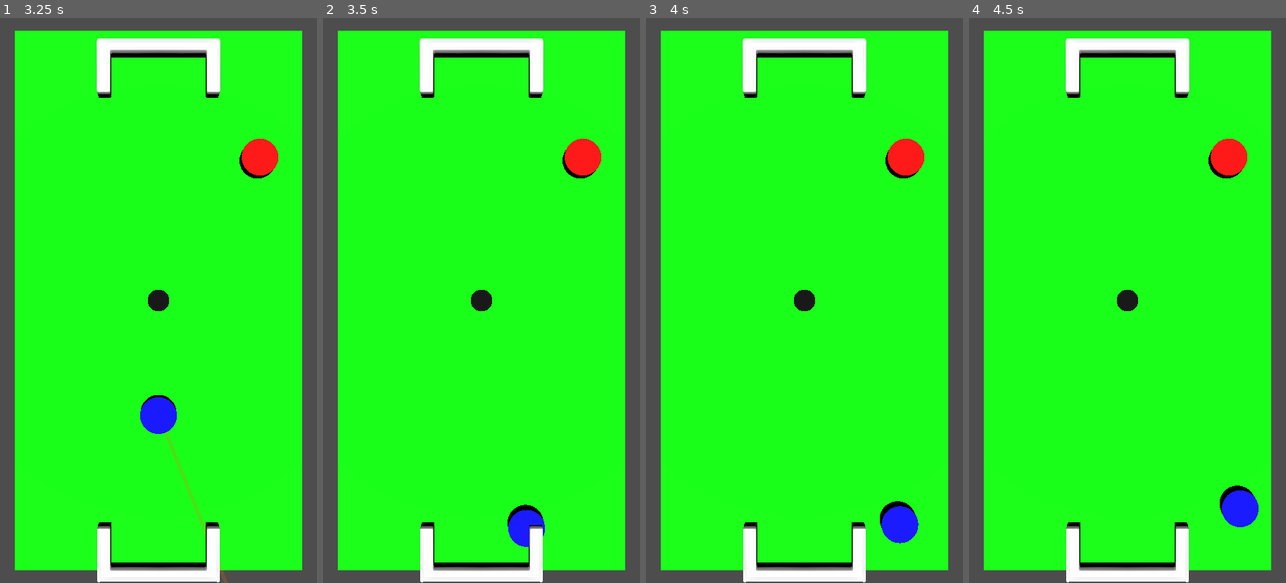
Above: before the commit, frames 1-4 (left to right).
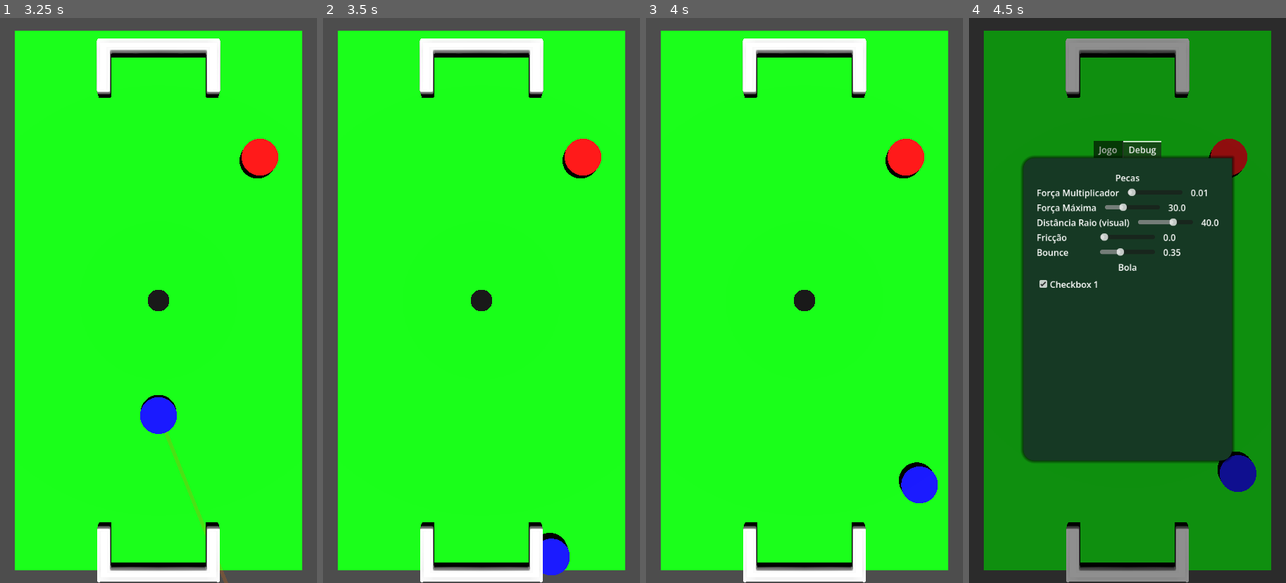
Above: after the commit, the same moments.

Repository: PelvicPsycho/ultimate-botao
Game: Godot game, scene res://MatchScene.tscn
Two runs of this game, one before a commit and one after it. Both use one fixed random seed, a clock stepped at 60 frames per second and the inputs below.
Inputs (mouse positions are in pixels of both pictures, inside the frame that each line leads up to):
- Up to frame 1 (3.25 s): tap Enter at 0.5, 2 s; move the mouse to (228, 272) at 0.52 s; tap 1 at 0.6 s; click (228, 272) at 0.67 s; tap Space at 1.25, 2.75 s; drag from (95, 328) to (142, 413) at 1.27 s; move the mouse to (190, 176) at 2.02 s; tap 3 at 2.1 s; click (190, 176) at 2.17 s; drag from (142, 413) to (63, 215) at 2.77 s
- Up to frame 2 (3.5 s): no input
- Up to frame 3 (4 s): move the mouse to (899, 385) at 3.52 s; tap 2 at 3.6 s; click (899, 385) at 3.67 s
- Up to frame 4 (4.5 s): tap Escape (ui_cancel) at 4.15 s; click (1127, 283) at 4.25 s, where only the run after the commit has a clickable "Checkbox 1"

Frame 1 is identical in both runs. In frame 2, 1.1% of the frame differs, in the area x 58-78%, y 86-99%; in frame 3, 1.4%; in frame 4, 99%, in the area x 0-100%, y 0-100%.

Commit message:
Pause debug funcionando razoavelmente

Diff:
--- a/MatchScene.tscn
+++ b/MatchScene.tscn
@@ -9,6 +9,7 @@
 [ext_resource type="Resource" uid="uid://4f1qna4c5ycp" path="res://Recursos/Teams/Inter/Alanpa.tres" id="6_rrtur"]
 [ext_resource type="PackedScene" uid="uid://cfiyrhnqdww6q" path="res://Componentes/Ball/ball.tscn" id="7_rrtur"]
 [ext_resource type="Script" uid="uid://bsh77xacbgnf5" path="res://Scripts Globais/gol_manager(temporario).gd" id="9_y3jfn"]
+[ext_resource type="PackedScene" uid="uid://cmr1tg758m3vc" path="res://Temporarios/Scenes_testes/pause_menu.tscn" id="10_xa1af"]
 
 [sub_resource type="StandardMaterial3D" id="StandardMaterial3D_qsfy7"]
 albedo_color = Color(0, 1, 0, 1)
@@ -73,12 +74,14 @@
 
 [node name="Player" parent="HomeTeam" unique_id=792270927 instance=ExtResource("2_a60kw")]
 transform = Transform3D(1, 0, 0, 0, 1, 0, 0, 0, 1, 0, 0.2, 3.12)
+forca_multiplicador = 0.5
 playerInfo = ExtResource("4_xqcg1")
 
 [node name="AwayTeam" type="Node" parent="." unique_id=1453187810]
 
 [node name="Player2" parent="AwayTeam" unique_id=1384454041 instance=ExtResource("2_a60kw")]
 transform = Transform3D(1, 0, 0, 0, 1, 0, 0, 0, 1, 2.7580256, 0.2, -3.886)
+forca_multiplicador = 0.5
 playerInfo = ExtResource("6_rrtur")
 
 [node name="Ball" parent="." unique_id=573001688 instance=ExtResource("7_rrtur")]
@@ -86,3 +89,5 @@
 
 [node name="Gol_Manager(Temporario)" type="Node3D" parent="." unique_id=736409669]
 script = ExtResource("9_y3jfn")
+
+[node name="PauseMenu" parent="." unique_id=649671765 instance=ExtResource("10_xa1af")]
--- a/Temporarios/Scenes_testes/pause_menu.gd
+++ b/Temporarios/Scenes_testes/pause_menu.gd
@@ -4,9 +4,35 @@
 
 func _ready():
 	# Garante que o menu comece invisível quando o jogo roda
+	hide()
+	# Caminho para o VBoxContainer que guarda todos os HBoxContainers do debug
+	var vbox_debug = $"Control/CenterContainer/TabContainer - Abas/Debug/VboxDebug"
+
+	# Passa por todos os filhos do VboxDebug
+	for child in vbox_debug.get_children():
+		# Verifica se o filho é um HBoxContainer (ignorando os Labels de título como "Pecas" e "Bola")
+		if child is HBoxContainer:
+			var slider: HSlider = null
+			var label_valor: Label = null
+
+			# Procura o Slider e o Label de valor dentro desse HBoxContainer
+			for item in child.get_children():
+				if item is HSlider:
+					slider = item
+				elif item is Label and item.name == "ValorSlider":
+					label_valor = item
+
+			# Se encontrou tanto o Slider quanto o Label na mesma linha, faz a mágica:
+			if slider and label_valor:
+				# 1. Define o valor inicial no momento em que o jogo abre
+				label_valor.text = str(slider.value)
+
+				# 2. Conecta o sinal dinamicamente usando uma função anônima (lambda).
+				# Assim, ao arrastar o slider, o texto atualiza sozinho!
+				slider.value_changed.connect(func(novo_valor): label_valor.text = str(novo_valor))
+	await get_tree().process_frame
 	pegar_todas_pecas()
-	hide()
-	print(Pecas_Jogo)
+
 
 func _unhandled_input(event):
 	# "ui_cancel" é a tecla ESC por padrão
@@ -20,10 +46,10 @@
 
 	# IMPORTANTE: Se o seu jogo for de tiro (FPS) ou capturar o mouse,
 	# descomente as linhas abaixo para liberar o cursor no menu:
-	if novo_estado:
-		Input.mouse_mode = Input.MOUSE_MODE_VISIBLE
-	else:
-		Input.mouse_mode = Input.MOUSE_MODE_CAPTURED
+#	if novo_estado:
+#		Input.mouse_mode = Input.MOUSE_MODE_VISIBLE
+#	else:
+#		Input.mouse_mode = Input.MOUSE_MODE_CAPTURED
 
 func _on_color_rect__fundo_preto_gui_input(event: InputEvent) -> void:
 	# 1. Verifica se foi um clique de mouse (Botão Esquerdo pressionado)
@@ -50,5 +76,44 @@
 #	get_tree().change_scene_to_file("res://cenas/menu_principal.tscn")
 
 func pegar_todas_pecas():
-#	var pecas = get_tree().get_nodes_in_group("pecas")
-	Pecas_Jogo.assign(get_tree().get_nodes_in_group("pecas"))
+	Pecas_Jogo.clear()
+	var nodes_pecas = get_tree().get_nodes_in_group("Players")
+	for node in nodes_pecas:
+		if node is Player:
+			Pecas_Jogo.append(node as Player)
+
+func _on_forca_multiplicador_value_changed(value: float) -> void:
+	var labelValor = %ForcaMultiplicador.get_parent().get_node("ValorSlider")
+	labelValor.text = str(value)
+	for peca in Pecas_Jogo:
+		peca.forca_multiplicador = value
+
+func _on_forca_maxima_value_changed(value: float) -> void:
+	var labelValor = %ForcaMaxima.get_parent().get_node("ValorSlider")
+	labelValor.text = str(value)
+	for peca in Pecas_Jogo:
+		peca.forca_maxima = value
+
+func _on_distancia_raio_value_changed(value: float) -> void:
+	var labelValor = %DistanciaRaio.get_parent().get_node("ValorSlider")
+	labelValor.text = str(value)
+	for peca in Pecas_Jogo:
+		peca.raio_saida_pixels = value
+
+func _on_friccao_value_changed(value: float) -> void:
+	var labelValor = %Friccao.get_parent().get_node("ValorSlider")
+	labelValor.text = str(value)
+	for peca in Pecas_Jogo:
+		peca.physics_material_override.friction = value
+
+func _on_bounce_value_changed(value: float) -> void:
+	var labelValor = %Bounce.get_parent().get_node("ValorSlider")
+	labelValor.text = str(value)
+	for peca in Pecas_Jogo:
+		peca.physics_material_override.bounce = value
+
+func _on_rough_value_changed(value: float) -> void:
+	var labelValor = %Rough.get_parent().get_node("ValorSlider")
+	labelValor.text = str(value)
+	for peca in Pecas_Jogo:
+		peca.physics_material_override.rough = value
--- a/Temporarios/Scenes_testes/pause_menu.tscn
+++ b/Temporarios/Scenes_testes/pause_menu.tscn
@@ -95,21 +95,36 @@
 custom_minimum_size = Vector2(300, 500)
 layout_mode = 2
 
+[node name="PecasDebug" type="Label" parent="Control/CenterContainer/TabContainer - Abas/Debug/VboxDebug" unique_id=872752825]
+layout_mode = 2
+text = "Pecas"
+horizontal_alignment = 1
+
 [node name="HBoxContainer" type="HBoxContainer" parent="Control/CenterContainer/TabContainer - Abas/Debug/VboxDebug" unique_id=1499901274]
 layout_mode = 2
 theme_override_constants/separation = 15
 
 [node name="Slider1Label" type="Label" parent="Control/CenterContainer/TabContainer - Abas/Debug/VboxDebug/HBoxContainer" unique_id=897332013]
 layout_mode = 2
-text = "Slider 1"
-
-[node name="HSlider" type="HSlider" parent="Control/CenterContainer/TabContainer - Abas/Debug/VboxDebug/HBoxContainer" unique_id=8681016]
-custom_minimum_size = Vector2(100, 10)
-layout_mode = 2
-value = 50.0
+size_flags_horizontal = 2
+size_flags_vertical = 1
+text = "Força Multiplicador"
+
+[node name="ForcaMultiplicador" type="HSlider" parent="Control/CenterContainer/TabContainer - Abas/Debug/VboxDebug/HBoxContainer" unique_id=8681016]
+unique_name_in_owner = true
+custom_minimum_size = Vector2(100, 10)
+layout_mode = 2
+size_flags_horizontal = 2
+size_flags_vertical = 1
+min_value = 0.01
+max_value = 0.5
+step = 0.01
+value = 0.01
 
 [node name="ValorSlider" type="Label" parent="Control/CenterContainer/TabContainer - Abas/Debug/VboxDebug/HBoxContainer" unique_id=1135434074]
 layout_mode = 2
+size_flags_horizontal = 2
+size_flags_vertical = 1
 text = "ValorSlider"
 
 [node name="HBoxContainer2" type="HBoxContainer" parent="Control/CenterContainer/TabContainer - Abas/Debug/VboxDebug" unique_id=1096311835]
@@ -118,15 +133,22 @@
 
 [node name="Slider2Label" type="Label" parent="Control/CenterContainer/TabContainer - Abas/Debug/VboxDebug/HBoxContainer2" unique_id=1483922375]
 layout_mode = 2
-text = "Slider 2"
-
-[node name="HSlider" type="HSlider" parent="Control/CenterContainer/TabContainer - Abas/Debug/VboxDebug/HBoxContainer2" unique_id=1817866603]
-custom_minimum_size = Vector2(100, 10)
-layout_mode = 2
-value = 50.0
+size_flags_horizontal = 2
+size_flags_vertical = 1
+text = "Força Máxima"
+
+[node name="ForcaMaxima" type="HSlider" parent="Control/CenterContainer/TabContainer - Abas/Debug/VboxDebug/HBoxContainer2" unique_id=1817866603]
+unique_name_in_owner = true
+custom_minimum_size = Vector2(100, 10)
+layout_mode = 2
+size_flags_horizontal = 2
+size_flags_vertical = 1
+value = 30.0
 
 [node name="ValorSlider" type="Label" parent="Control/CenterContainer/TabContainer - Abas/Debug/VboxDebug/HBoxContainer2" unique_id=1783659343]
 layout_mode = 2
+size_flags_horizontal = 2
+size_flags_vertical = 1
 text = "ValorSlider"
 
 [node name="HBoxContainer3" type="HBoxContainer" parent="Control/CenterContainer/TabContainer - Abas/Debug/VboxDebug" unique_id=1902765141]
@@ -135,16 +157,80 @@
 
 [node name="Slider3Label" type="Label" parent="Control/CenterContainer/TabContainer - Abas/Debug/VboxDebug/HBoxContainer3" unique_id=1112730630]
 layout_mode = 2
-text = "Slider 2"
-
-[node name="HSlider" type="HSlider" parent="Control/CenterContainer/TabContainer - Abas/Debug/VboxDebug/HBoxContainer3" unique_id=1873651709]
-custom_minimum_size = Vector2(100, 10)
-layout_mode = 2
-value = 50.0
+size_flags_horizontal = 2
+size_flags_vertical = 1
+text = "Distância Raio (visual)"
+
+[node name="DistanciaRaio" type="HSlider" parent="Control/CenterContainer/TabContainer - Abas/Debug/VboxDebug/HBoxContainer3" unique_id=1873651709]
+unique_name_in_owner = true
+custom_minimum_size = Vector2(100, 10)
+layout_mode = 2
+size_flags_horizontal = 2
+size_flags_vertical = 1
+max_value = 60.0
+value = 40.0
 
 [node name="ValorSlider" type="Label" parent="Control/CenterContainer/TabContainer - Abas/Debug/VboxDebug/HBoxContainer3" unique_id=737840578]
 layout_mode = 2
-text = "ValorSlider"
+size_flags_horizontal = 2
+size_flags_vertical = 1
+text = "ValorSlider"
+
+[node name="HBoxContainer4" type="HBoxContainer" parent="Control/CenterContainer/TabContainer - Abas/Debug/VboxDebug" unique_id=1360495782]
+layout_mode = 2
+theme_override_constants/separation = 15
+
+[node name="Slider4Label" type="Label" parent="Control/CenterContainer/TabContainer - Abas/Debug/VboxDebug/HBoxContainer4" unique_id=1617703530]
+layout_mode = 2
+size_flags_horizontal = 2
+size_flags_vertical = 1
+text = "Fricção"
+
+[node name="Friccao" type="HSlider" parent="Control/CenterContainer/TabContainer - Abas/Debug/VboxDebug/HBoxContainer4" unique_id=836005539]
+unique_name_in_owner = true
+custom_minimum_size = Vector2(100, 10)
+layout_mode = 2
+size_flags_horizontal = 2
+size_flags_vertical = 1
+max_value = 1.0
+step = 0.05
+
+[node name="ValorSlider" type="Label" parent="Control/CenterContainer/TabContainer - Abas/Debug/VboxDebug/HBoxContainer4" unique_id=431249687]
+layout_mode = 2
+size_flags_horizontal = 2
+size_flags_vertical = 1
+text = "ValorSlider"
+
+[node name="HBoxContainer5" type="HBoxContainer" parent="Control/CenterContainer/TabContainer - Abas/Debug/VboxDebug" unique_id=1488963291]
+layout_mode = 2
+theme_override_constants/separation = 15
+
+[node name="Slider5Label" type="Label" parent="Control/CenterContainer/TabContainer - Abas/Debug/VboxDebug/HBoxContainer5" unique_id=1357466911]
+layout_mode = 2
+size_flags_horizontal = 2
+size_flags_vertical = 1
+text = "Bounce"
+
+[node name="Bounce" type="HSlider" parent="Control/CenterContainer/TabContainer - Abas/Debug/VboxDebug/HBoxContainer5" unique_id=1253104067]
+unique_name_in_owner = true
+custom_minimum_size = Vector2(100, 10)
+layout_mode = 2
+size_flags_horizontal = 2
+size_flags_vertical = 1
+max_value = 1.0
+step = 0.05
+value = 0.35
+
+[node name="ValorSlider" type="Label" parent="Control/CenterContainer/TabContainer - Abas/Debug/VboxDebug/HBoxContainer5" unique_id=551527133]
+layout_mode = 2
+size_flags_horizontal = 2
+size_flags_vertical = 1
+text = "ValorSlider"
+
+[node name="BolaDebug" type="Label" parent="Control/CenterContainer/TabContainer - Abas/Debug/VboxDebug" unique_id=932804153]
+layout_mode = 2
+text = "Bola"
+horizontal_alignment = 1
 
 [node name="CheckBox" type="CheckBox" parent="Control/CenterContainer/TabContainer - Abas/Debug/VboxDebug" unique_id=1754716686]
 layout_mode = 2
@@ -154,3 +240,8 @@
 [connection signal="pressed" from="Control/CenterContainer/TabContainer - Abas/Jogo/VBoxMenu/Button - Continuar" to="." method="_on_button__continuar_pressed"]
 [connection signal="pressed" from="Control/CenterContainer/TabContainer - Abas/Jogo/VBoxMenu/Button - Recomecar" to="." method="_on_button__recomecar_pressed"]
 [connection signal="pressed" from="Control/CenterContainer/TabContainer - Abas/Jogo/VBoxMenu/Button - Menu Inicial" to="." method="_on_button__menu_inicial_pressed"]
+[connection signal="value_changed" from="Control/CenterContainer/TabContainer - Abas/Debug/VboxDebug/HBoxContainer/ForcaMultiplicador" to="." method="_on_forca_multiplicador_value_changed"]
+[connection signal="value_changed" from="Control/CenterContainer/TabContainer - Abas/Debug/VboxDebug/HBoxContainer2/ForcaMaxima" to="." method="_on_forca_maxima_value_changed"]
+[connection signal="value_changed" from="Control/CenterContainer/TabContainer - Abas/Debug/VboxDebug/HBoxContainer3/DistanciaRaio" to="." method="_on_distancia_raio_value_changed"]
+[connection signal="value_changed" from="Control/CenterContainer/TabContainer - Abas/Debug/VboxDebug/HBoxContainer4/Friccao" to="." method="_on_friccao_value_changed"]
+[connection signal="value_changed" from="Control/CenterContainer/TabContainer - Abas/Debug/VboxDebug/HBoxContainer5/Bounce" to="." method="_on_bounce_value_changed"]
